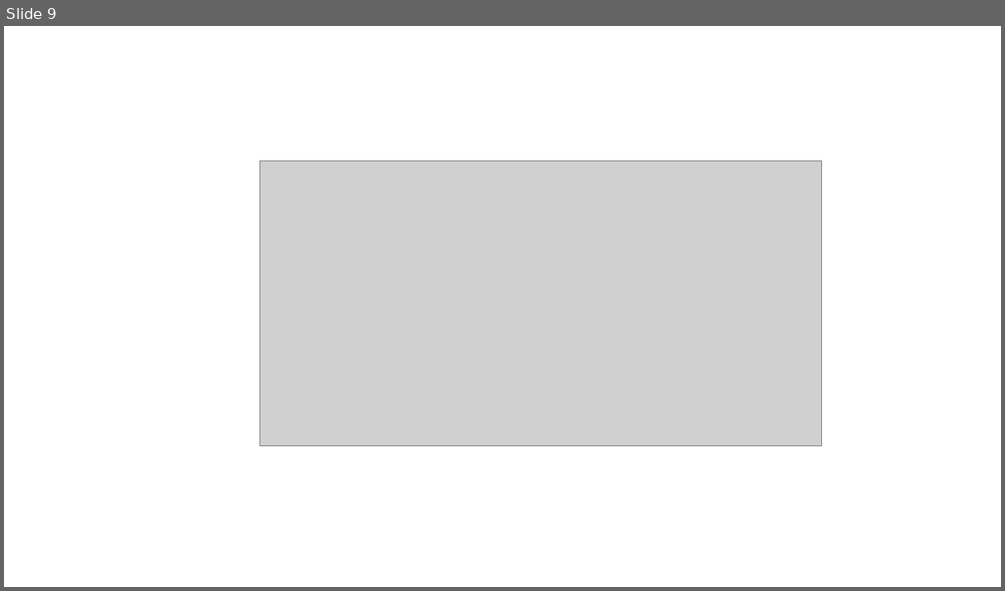
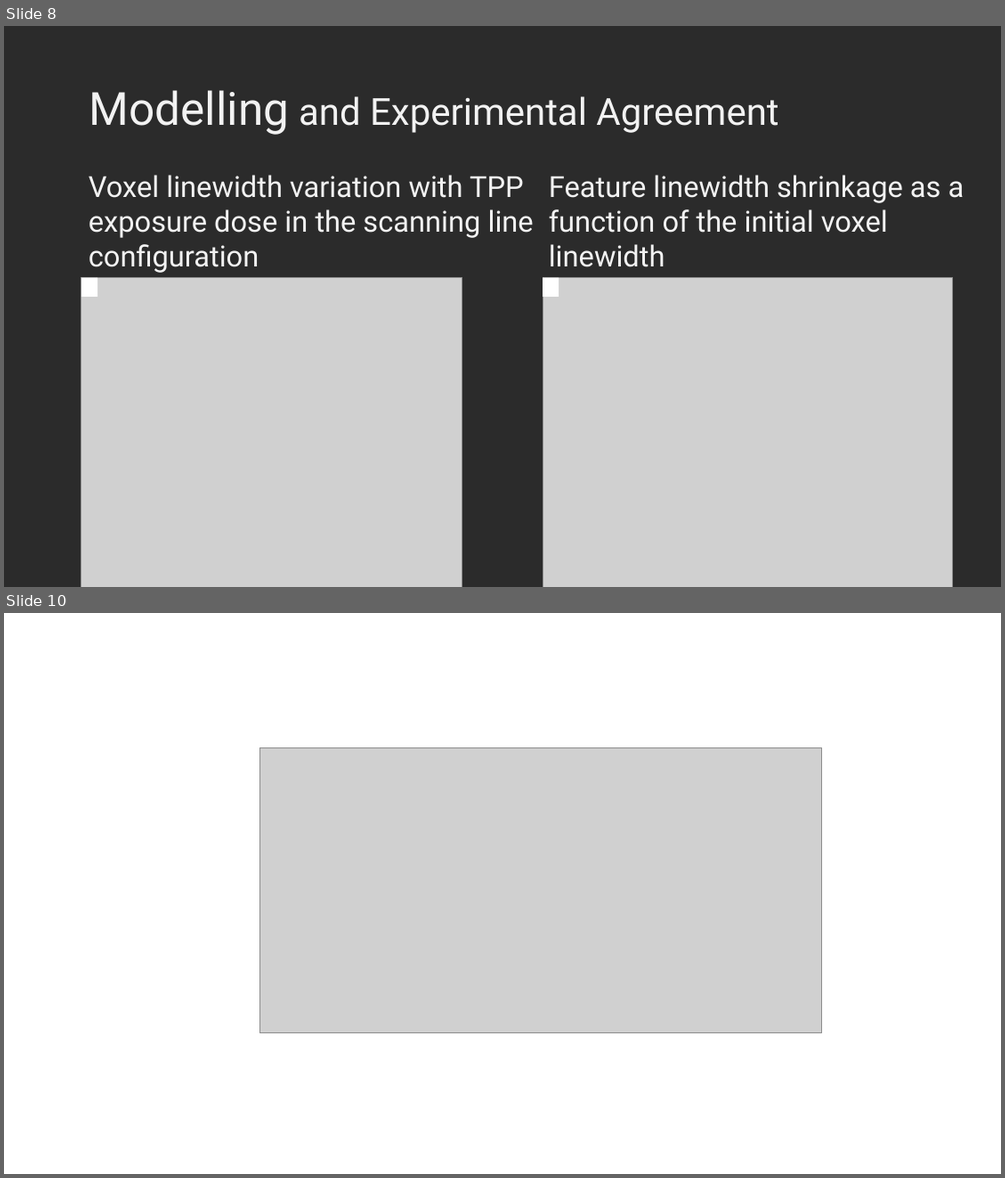
Before and after one commit to KiraSensei13/MNT_ITESM_Thesis, a slide deck: Shared_A01212611/Slides/GroupMeeting004_Pyrolysis_induced_shrinking.pptx. Shown one above the other, each under a label of ours: slide 9 before the commit, slides 8 and 10 after it; the slides between them are not shown. The pictures are 1005x591 and 1005x1178 pixels, drawn with LibreOffice and Linux fonts; fonts in the diff are those of the drawing; grey boxes stand for pictures; background and template pictures are left out; a plain dark background stands for a picture behind light text. Boxes give left, top, right and bottom in pixels: in the first picture for what was removed or moved away, otherwise in the second. Text is boxed around its words. In the diff, an @@ line names an element or a change of style, - is before the commit and + after.

```diff
--- a/Shared_A01212611/Slides/GroupMeeting004_Pyrolysis_induced_shrinking.pptx
+++ b/Shared_A01212611/Slides/GroupMeeting004_Pyrolysis_induced_shrinking.pptx
@@ slide 8 added at [4, 26, 1001, 587], background picture (left out) @@
@@ title added at [89, 90, 778, 135], 36 pt, text #F2F2F2 @@
+Modelling and Experimental Agreement
@@ text added at [89, 175, 534, 273], 28 pt, text #F2F2F2 @@
+Voxel linewidth variation with TPP exposure dose in the scanning line configuration
@@ text added at [549, 175, 964, 232], 28 pt, text #F2F2F2 @@
+Feature linewidth shrinkage as a function of the initial voxel linewidth
@@ picture added at [81, 277, 462, 587] @@
@@ rectangle added at [81, 277, 97, 297], fill #FFFFFF @@
@@ picture added at [542, 277, 952, 587] @@
@@ rectangle added at [542, 277, 558, 297], fill #FFFFFF @@
@@ what was slide 9 is now slide 10 @@
```
Also in this commit, not shown: 8 slides changed, 1 other slide added, 2 slides removed.
